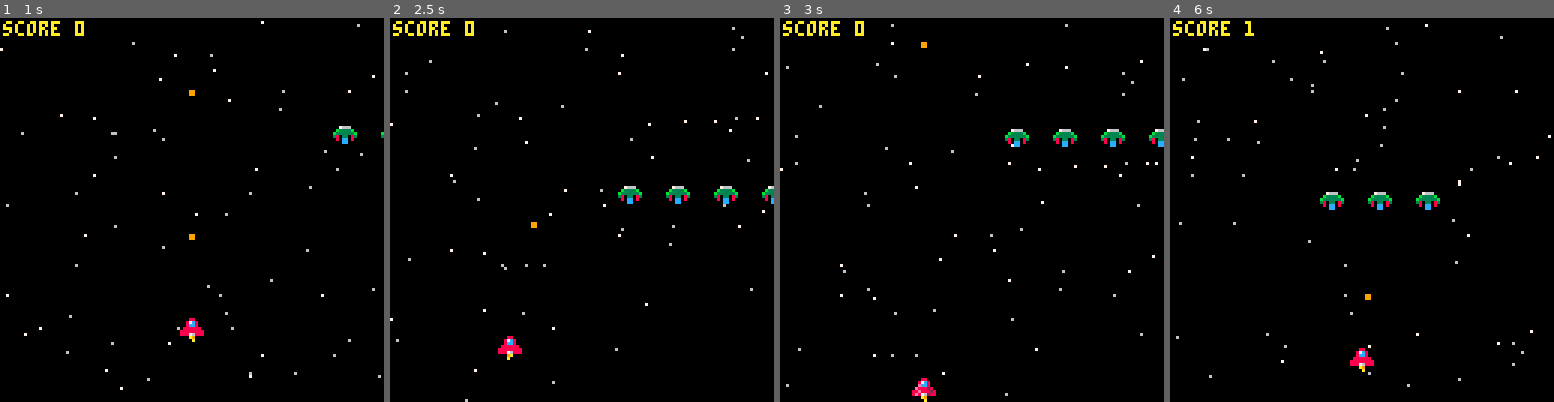
Above: before the commit, frames 1-4 (left to right).
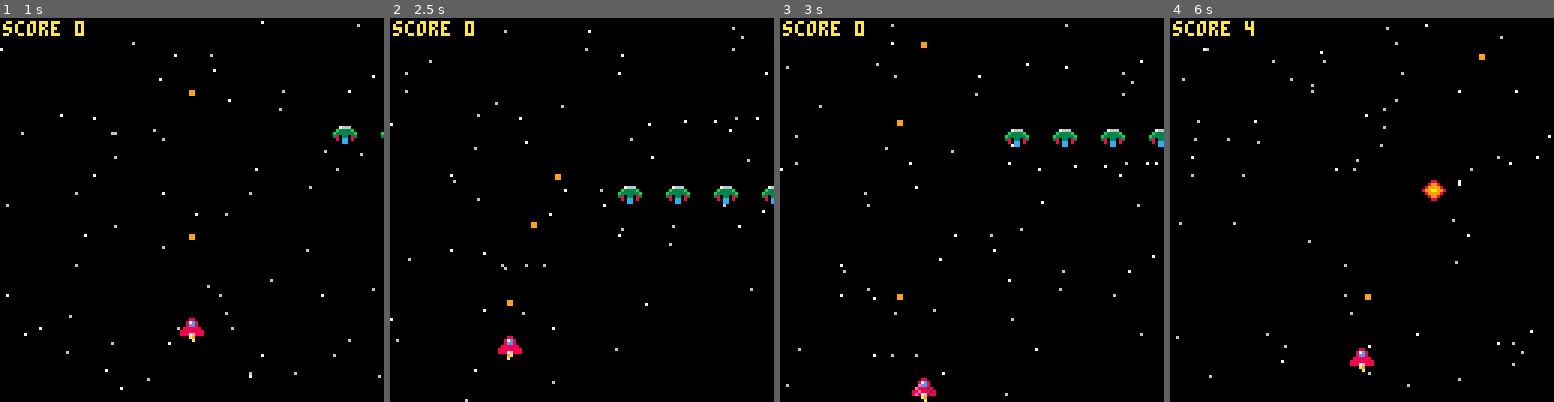
Above: after the commit, the same moments.

Repository: jshiell/pico8
Game: PICO-8 cartridge carts/helloworld.p8
Same seed, same stepped clock (60 frames per second), same inputs: the game is played once before the commit and once after it.
Inputs:
- Up to frame 1 (1 s): tap O (Z key) at 0.33, 0.7 s
- Up to frame 2 (2.5 s): tap X (X key) at 1.07, 2.07, 2.4 s; tap O (Z key) at 1.43, 2.22 s; hold Left 1.97-2.37 s; hold Down from 2.42 s (still down)
- Up to frame 3 (3 s): tap X (X key) at 2.73 s; release Down at 2.82 s; hold Right from 2.87 s (still down)
- Up to frame 4 (6 s): tap X (X key) every 0.33 s from 3.07 to 5.73 s; tap O (Z key) every 0.88 s from 3.1 to 5.75 s; release Right at 3.53 s; hold Up 3.58-4.08 s; hold Right 4.13-4.53 s; hold Down 4.58-5.08 s; hold Left 5.13-5.8 s; hold Up from 5.85 s (still down)

Frame 1 is identical in both runs. In frame 2, less than 0.1% of the frame differs, in the area x 30-45%, y 40-75%; in frame 3, less than 0.1%; in frame 4, 0.8%, in the area x 19-83%, y 0-50%.

Commit message:
Fire with either button

Diff:
--- a/carts/helloworld.p8
+++ b/carts/helloworld.p8
@@ -196,7 +196,7 @@
 end
 
 function handle_player_fire()
-  if btn(4) and ticks % 2 == 0 and #bullets < 30 then
+  if (btn(4) or btn(5)) and ticks % 2 == 0 and #bullets < 30 then
     local bullet = {
       x = ship.x,
       y = ship.y - 2,
